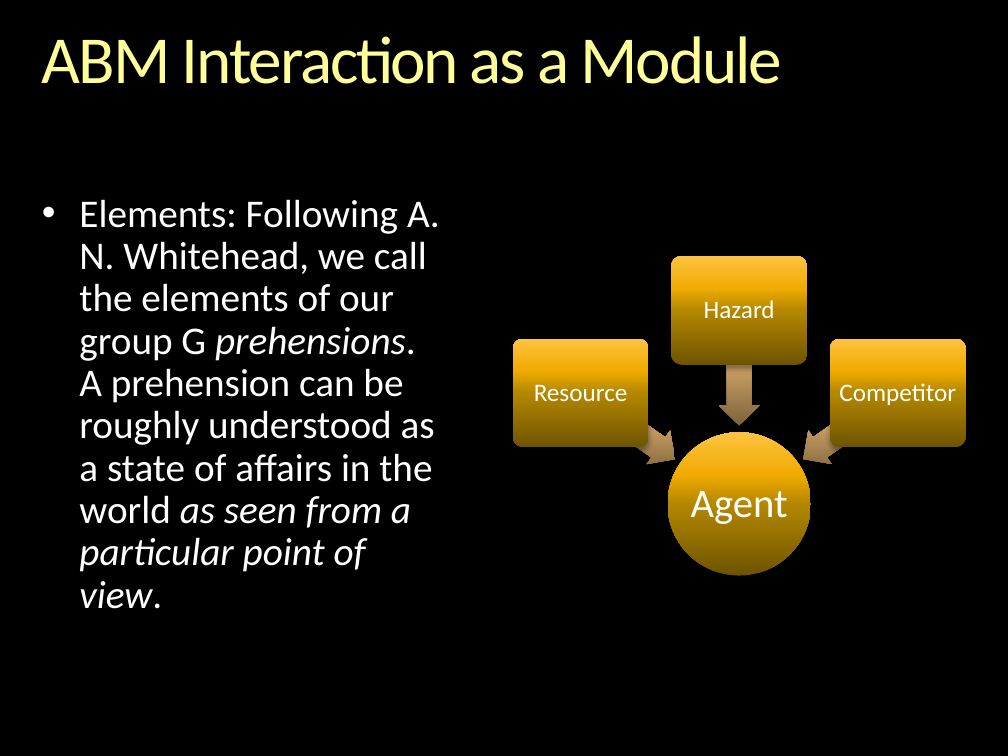
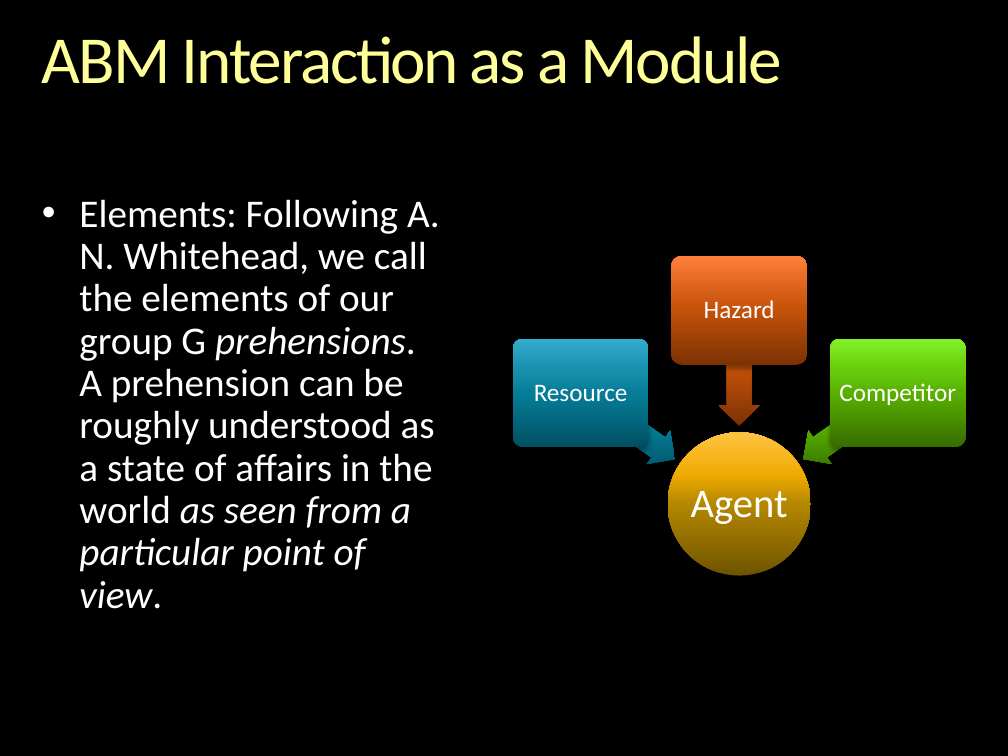
Before and after one commit to gcallah/indras_net, a slide deck: slide 13 of docs/ABMsAsAlgebraic.pptx. Drawn at 1008x756 pixels with LibreOffice and Linux fonts; fonts in the diff are those of the drawing; background and template pictures are left out. Boxes give left, top, right and bottom in pixels: in the first picture for what was removed or moved away, otherwise in the second. Text is boxed around its words. In the diff, an @@ line names an element or a change of style, - is before the commit and + after.

```diff
--- a/docs/ABMsAsAlgebraic.pptx
+++ b/docs/ABMsAsAlgebraic.pptx
@@ rounded rectangle at (x1=671, y1=256, x2=807, y2=365): fill gradient #705400 to #B48800 to #F0AC00 to #FFC342 to gradient #7D3203 to #C4520B to #DB631C to #FF803C @@
@@ left arrow at (x1=719, y1=310, x2=759, y2=425): fill gradient #7E633C to #C99F64 to #E6BA7C to #FFDEB0 to gradient #7D3203 to #C4520B to #DB631C to #FF803C @@
@@ rounded rectangle at (x1=513, y1=339, x2=649, y2=448): fill gradient #705400 to #B48800 to #F0AC00 to #FFC342 to gradient #015062 to #077E99 to #178EAB to #35ADCE @@
@@ rounded rectangle at (x1=830, y1=339, x2=966, y2=448): fill gradient #705400 to #B48800 to #F0AC00 to #FFC342 to gradient #376E00 to #58B100 to #68CC0B to #83F229 @@
@@ left arrow at (x1=569, y1=376, x2=687, y2=475): fill gradient #7E633C to #C99F64 to #E6BA7C to #FFDEB0 to gradient #015062 to #077E99 to #178EAB to #35ADCE @@
@@ left arrow at (x1=792, y1=376, x2=909, y2=475): fill gradient #7E633C to #C99F64 to #E6BA7C to #FFDEB0 to gradient #376E00 to #58B100 to #68CC0B to #83F229 @@
```
Also in this commit, not shown: 4 other slides changed, 8 slides added, 1 other file.
